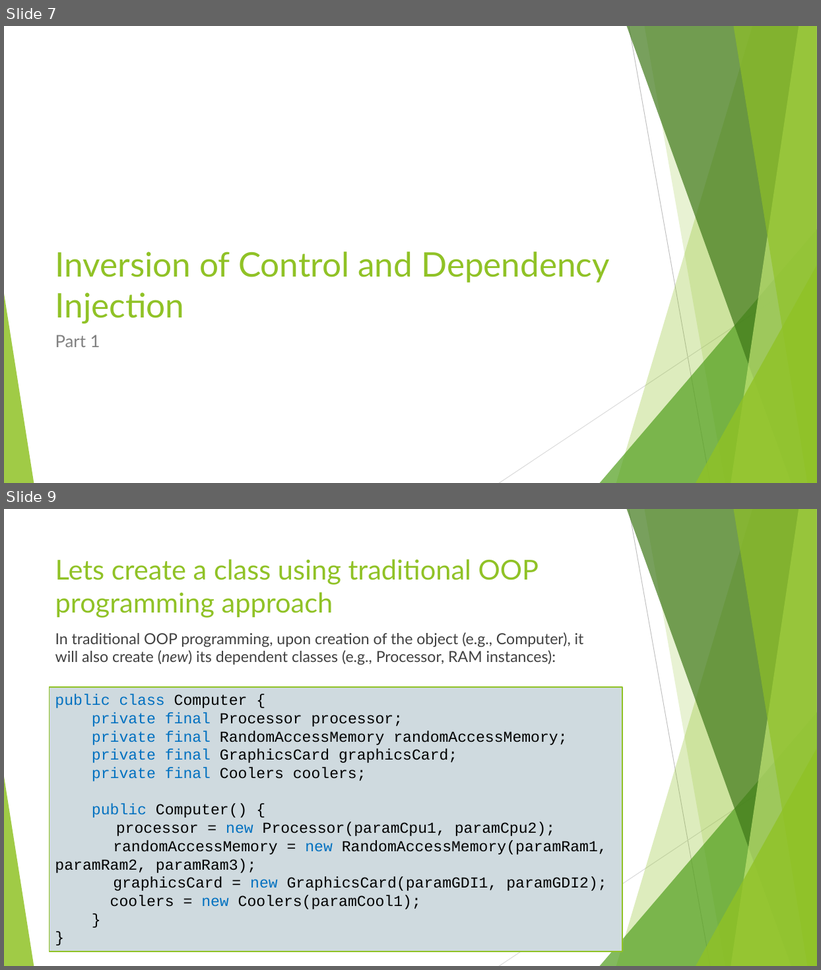
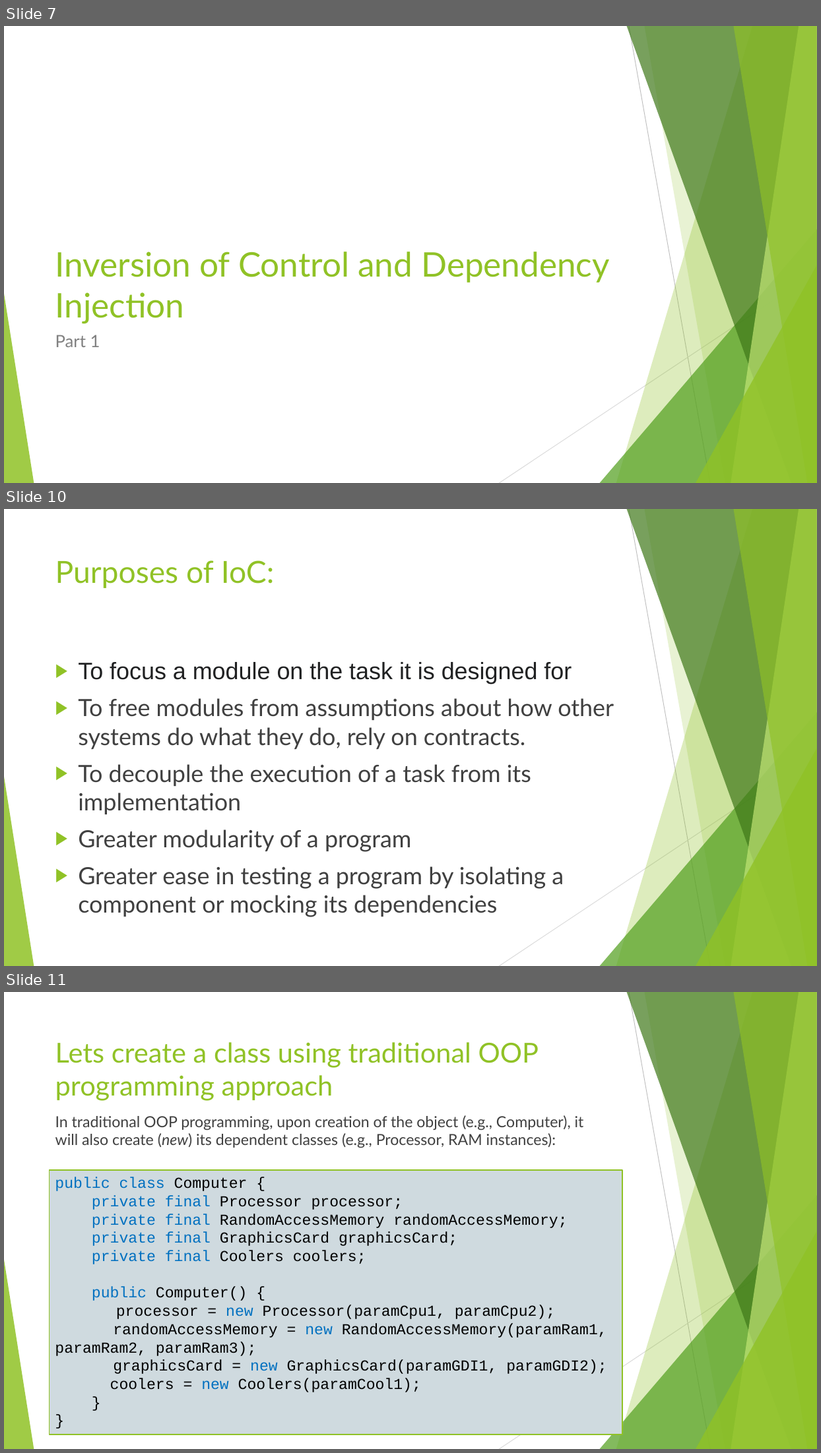
Before and after one commit to ybensman/SpringDemo, a slide deck: Spring_Beginners_1_SpringBootAndCore.pptx. Shown one above the other, each under a label of ours: slides 7 and 9 before the commit, slides 7, 10 and 11 after it; the slides between them are not shown. The pictures are 821x970 and 821x1453 pixels, drawn with LibreOffice and Linux fonts; fonts in the diff are those of the drawing. Boxes give left, top, right and bottom in pixels: in the first picture for what was removed or moved away, otherwise in the second. Text is boxed around its words. In the diff, an @@ line names an element or a change of style, - is before the commit and + after.

```diff
--- a/Spring_Beginners_1_SpringBootAndCore.pptx
+++ b/Spring_Beginners_1_SpringBootAndCore.pptx
@@ slide 10 added at [4,509,817,966], background #FFFFFF; not listed: 10 template elements that a slide beside it also shows @@
@@ title added at [55,560,275,588], 36 pt, text #90C226 @@
+Purposes of IoC:
@@ text added at [78,662,614,918], 28 pt, text #404040 @@
+▶ To focus a module on the task it is designed for
+▶ To free modules from assumptions about how other systems do what they do, rely on contracts.
+▶ To decouple the execution of a task from its implementation
+▶ Greater modularity of a program
+▶ Greater ease in testing a program by isolating a component or mocking its dependencies
@@ what was slide 9 is now slide 11 @@
```
Also in this commit, not shown: 4 slides changed, 1 other slide added, 1 slide removed.
